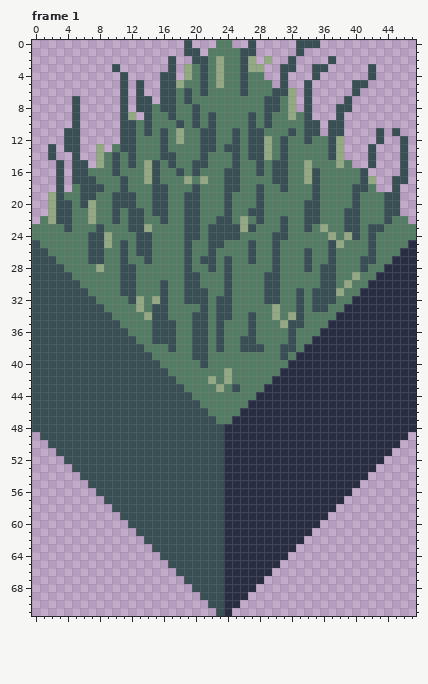
Pixel-art file -- resources/asesprite/Blocks.aseprite. The picture above was drawn from the file before the commit.
48x72 pixels, 6 frames. Colours within 5 levels of each other are drawn and written as one. Shown: frame 1. The commit also changed other frames, which this record leaves out.
The result:
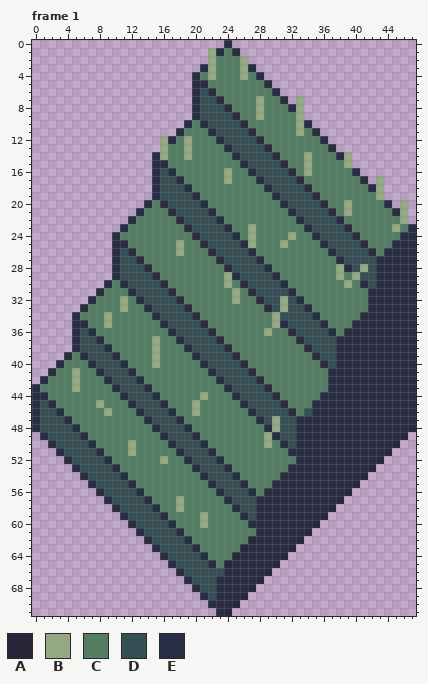
Palette (. is transparent): A #28273a  B #92a984  C #547e64  D #374e54  E #2a2e45
What changed:
layer "Stairs East Grass" added
layer "Layer 1" added
layer "Long Grass" now hidden
Changed rows in their new state; - is an unchanged pixel.
Frame 1:
first column x 0:
 0 -------------------.---.E--.-----...------------
 1 -------------------..-BE-E..-----.--------------
 2 -----------------.--..BC--B.-.--.----.----------
 3 ----------.------.-..EBC--BE.--..--..-----.-----
 4 -----------.----..-.ECBC--B-E--.---.------.-----
 5 -----------.-.--....EE-C--C--E-.--.-----..------
 6 -----------.-.--....E-E---C---E..-.-----.-------
 7 -----.-----.-..-....EDDE----BCCE.B.----.--------
 8 -----.-----.-.......EDDDE---BCC-EB.---..--------
 9 -----.-----..-......ED-DDE-CBC--CB.---.---------
10 -----.-----........ECE-DDDEC-C---BE.-..---------
11 ----..-----.......E--CEDD-DEC---CBCE-..----.-.--
12 ----..-----.....BECB-CCED-D-EC-C--C-E..----.--.-
13 --.-..--.-......B--B-CC-E-D--E-C-----E.---.---.-
14 --.--.--.......EBC-B-C---ED--DEC--B--CEB--.---.-
15 ---.-..-.......EEC--CC---CED-D-E------CB--.---.-
16 ---.-..........EDEC-C---BC-E-D--E--C----E.----.-
17 ---.-..........EDDEC-C--BC--ED--DECC-----E.B-..-
18 ---.-..........E-DDEC---CC--CED-DDEC----CCEB-.--
19 --.............E-DD-E---C---C-EDDDDE----C--B..--
20 --............ECEDD--E--C---C--EDD--E--BC---E.B-
21 --...........E-CCED--DE-C--CC---ED--DE-BC---CEB-
22 -...........EC--C-E--DDEC-C-C--C-E--DDECC---C-B-
23 ...........ECCC----E-D--ECCB---C--EDDDDEC-CC-B-E
24 ..........E--CC----CED---E-B--CCB--EDDDDE-C---EE
25 ..........EE-CC---BC-E--DDEB--CB----E-DDDEC--EE-
26 ..........E-ECC---BC--EDDDDE--C---C--EDDDDE-EE--
27 ..........E-DEC----C-CCE-DD-E-C---C--CEDD--EE---
28 ..........E--DE----C--C-EDDDDEC---C-CCBEDBDE----
29 ..........E--DDE---CC---BEDDD-E-----CCB--DD-----
30 .........E-E-DDDE--CC---B-EDD--E----CC---ED-----
31 ........E--CEDDD-E-CCC--CB-ED--DEC-CCCC--C------
32 .......E---BCEDD-DECCC-CCB--E--BDE-CCC--CC------
33 ......ECC--B-CE--DDE-C-CC----EDBD-ECC--CCC------
34 .....ECCCB----CE-DDDEC-CC--C---DD-DE--CCC-------
35 .....EECCBC----CE-DD-E-C---C--BE--DDECCC--------
36 .....E-ECCCC---CCEDD--EC---C-B--EDDDD-C---------
37 .....E--ECCCC--BCCED--DE--CC----CEDDDD----------
38 .....E---ECCCC-B-C-E--D-E-CCC--CC--DDD----------
39 ....ECE---ECCCCB----E-DDDE-----C-CC-DD----------
40 ...ECCCE---ECCCB-----EDDDDE-----CCCC-D----------
41 ..ECCBCCE---ECCCC-----EDDDDE---CCCCCC-----------
42 .ECCCBCCCE---ECCCC----CEDDDDE-CCCCCCC-----------
43 ECCCCBCCCCE---ECCCC----CE-DDD-CCCCCCC-----------
44 EECCCCCCCCCE---ECCCC-B---EDDDD-CCCCC------------
45 E-ECCCCCBCCCE---ECCCB-----EDDDD-CCC-------------
46 E--ECCCCCBCCCE---ECCBC----C-DDDD-CD-------------
47 E---ECCCCCCCCCE---ECCCC--CCC-DBDD---------------
48 E----ECCCCCCCCCE---ECCCCCCCCC-BDD--------------A
49 -E----ECCCCCCCCCE---ECCCCCCCCB-DD-------------A-
50 --E----ECCCCBCCCCE---ECCCCCCCBC-D------------A--
51 ---E----ECCCBCCCCCE---ECCCCCCCCC------------A---
52 ----E----ECCCCCCBCCE---ECCCCCCCCC----------A----
53 -----E----ECCCCCCCCCE----CCCCCCC----------A-----
54 ------E----ECCCCCCCCCE--D-CCCCC----------A------
55 -------E----ECCCCCCCCCE-DD-CCC----------A-------
56 --------E----ECCCCCCCCCEDDD-C----------A--------
57 ---------E----ECCCBCCCCC-DDD----------A---------
58 ----------E----ECCBCCCCCC-DD---------A----------
59 -----------E----ECCCCBCCCC-D--------A-----------
60 ------------E----ECCCBCCCCC--------A------------
61 -------------E----ECCCCCCCCC------A-------------
62 --------------E----ECCCCCCCA-----A--------------
63 ---------------E----ECCCCCA-----A---------------
64 ----------------E----ECCCA-----A----------------
65 -----------------E----ECA-----A-----------------
66 ------------------E----------A------------------
67 -------------------E---E----A-------------------
68 --------------------E--E---A--------------------
69 ---------------------E-E--A---------------------
70 ----------------------EE-A----------------------
71 -----------------------EA-----------------------
Changed places in both pictures, as pixel boxes (x1, y1, x2, y2):
changed: (32, 40, 416, 616)
